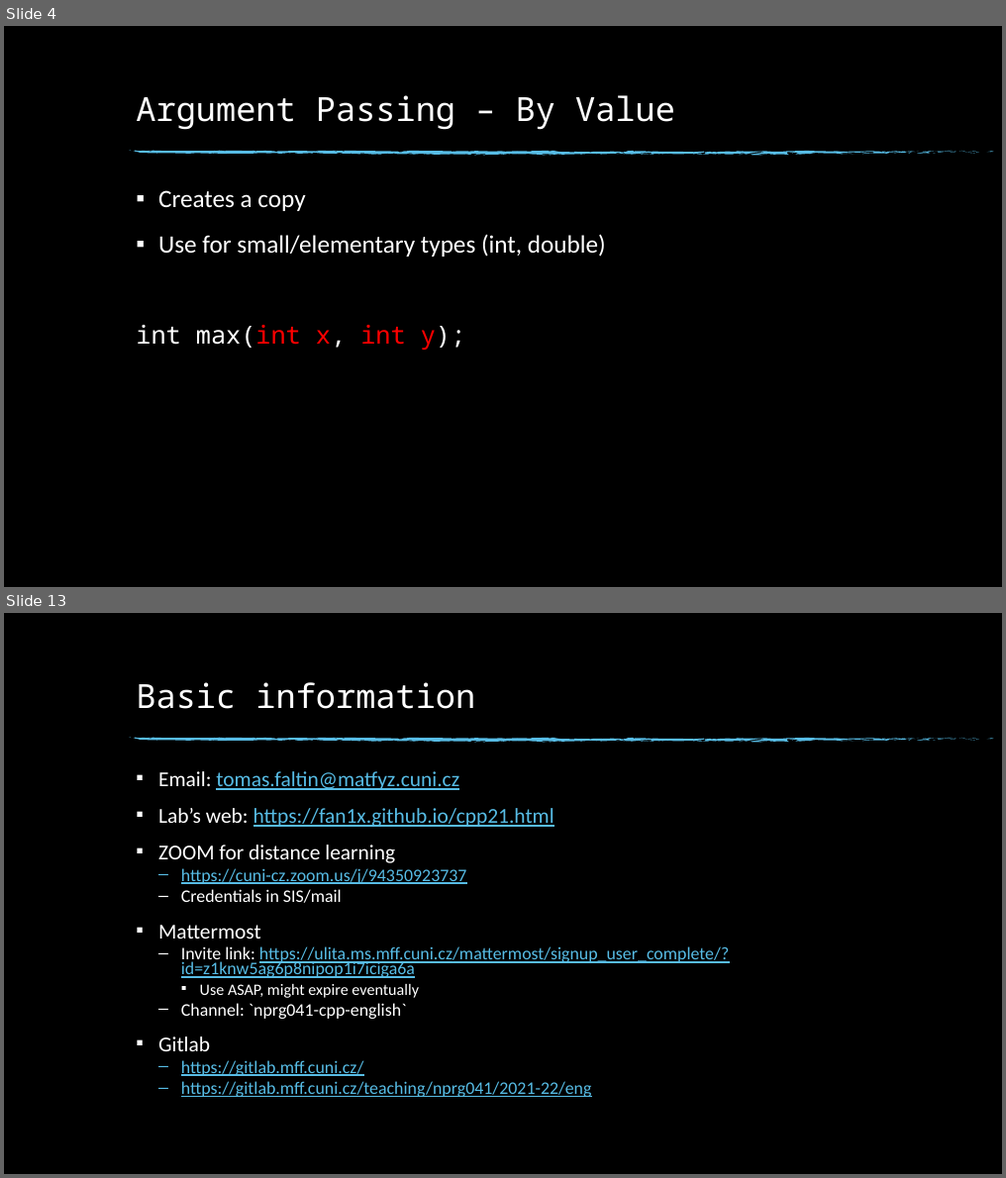
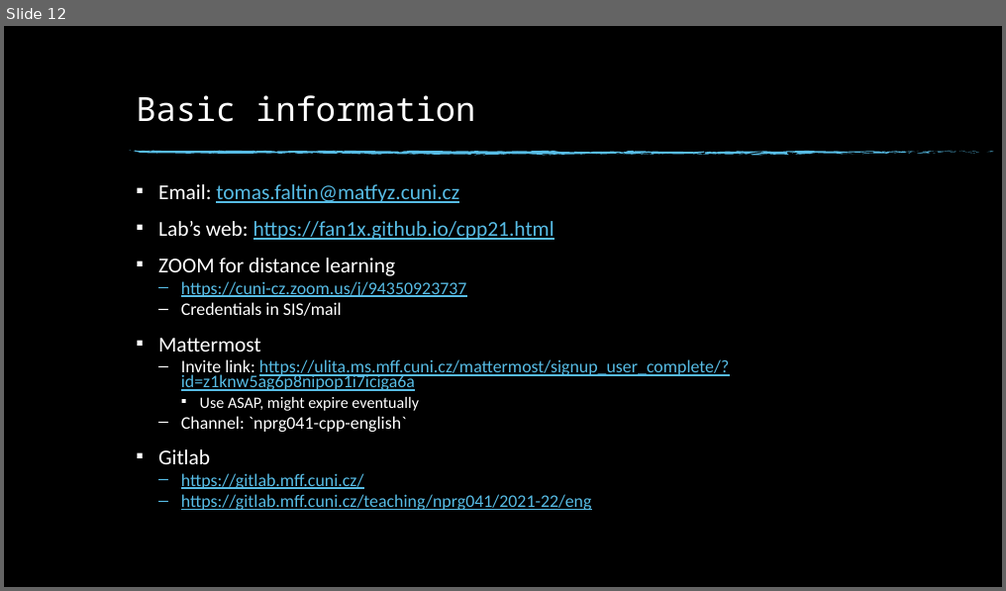
Before and after one commit to fan1x/fan1x.github.io, a slide deck: data/2021-22/cpp/ex02.pptx. Shown one above the other, each under a label of ours: slides 4 and 13 before the commit, slide 12 after it; the slides between them are not shown. The pictures are 1006x1178 and 1006x591 pixels, drawn with LibreOffice and Linux fonts; fonts in the diff are those of the drawing; background and template pictures are left out. Boxes give left, top, right and bottom in pixels: in the first picture for what was removed or moved away, otherwise in the second. Text is boxed around its words. In the diff, an @@ line names an element or a change of style, - is before the commit and + after.

```diff
--- a/data/2021-22/cpp/ex02.pptx
+++ b/data/2021-22/cpp/ex02.pptx
@@ slide 4 removed at bbox=[4, 26, 1002, 587], background picture (left out); not listed: 74 template elements that a slide beside it also shows @@
@@ title removed at bbox=[136, 95, 675, 130] @@
-Argument Passing – By Value
@@ text removed at bbox=[136, 190, 606, 350] @@
-▪ Creates a copy
-▪ Use for small/elementary types (int, double)
-int max(int x, int y);
@@ what was slide 13 is now slide 12 @@
```
Also in this commit, not shown: 6 slides changed, 5 slides added, 5 other slides removed, 1 other file.
